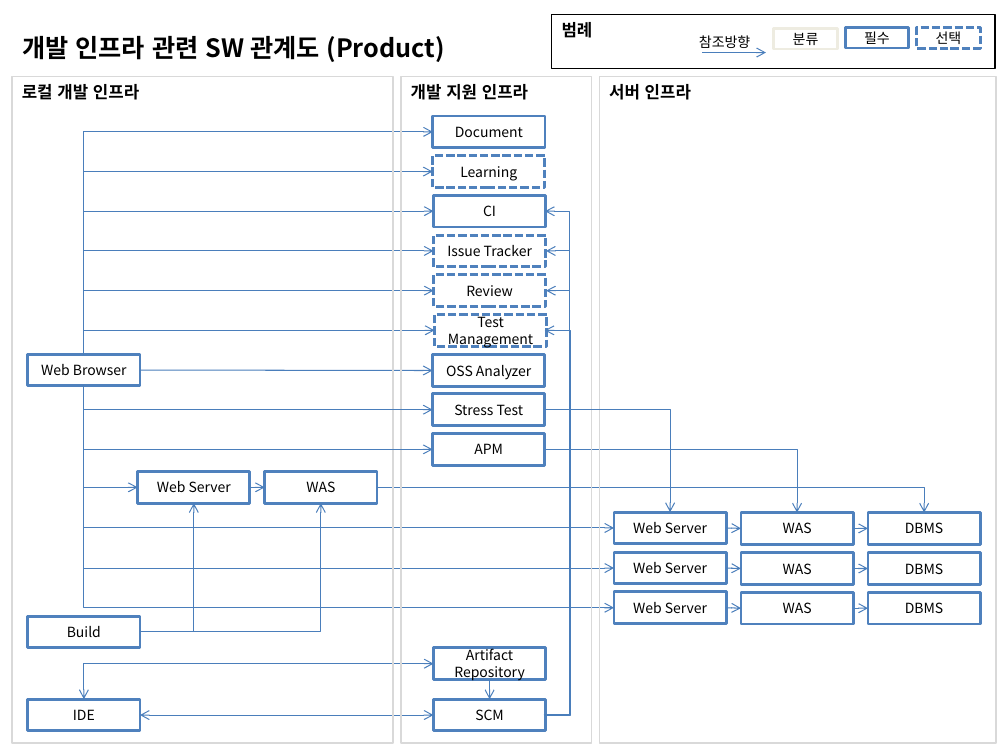
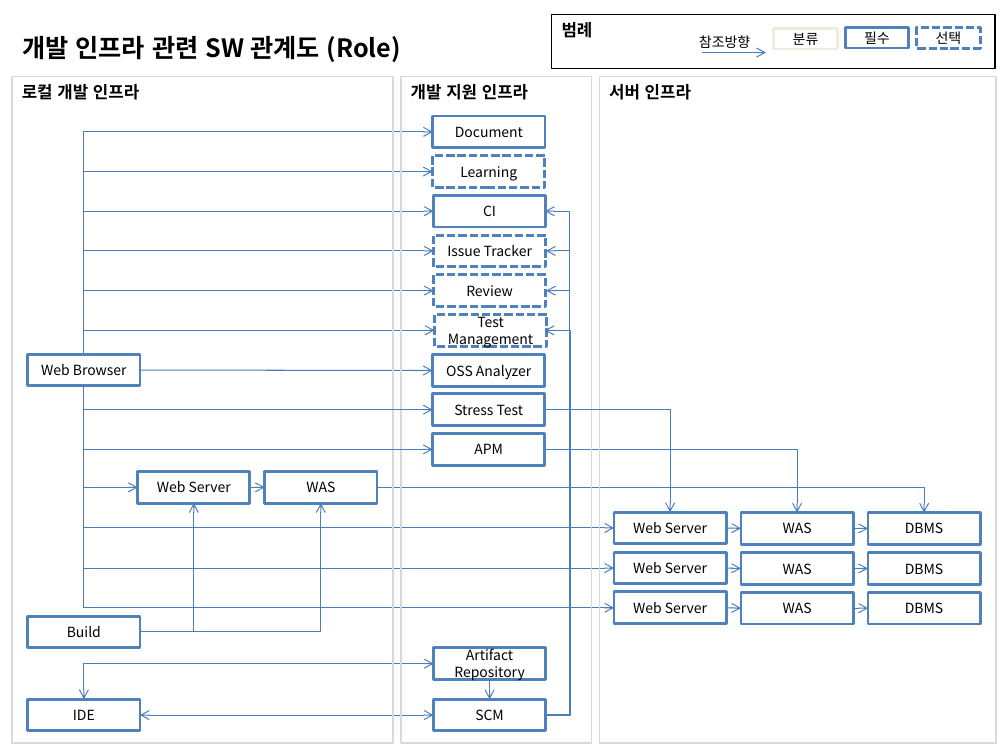
Before and after one commit to kwbaek/codelabor, a slide deck: slide 1 of documentation/0 architecture/dev-infra-sw-relation-diagram.pptx (slide 2 before the commit). Drawn at 1008x756 pixels with LibreOffice and Linux fonts; fonts in the diff are those of the drawing. Boxes give left, top, right and bottom in pixels: in the first picture for what was removed or moved away, otherwise in the second. Text is boxed around its words. In the diff, an @@ line names an element or a change of style, - is before the commit and + after.

```diff
--- a/documentation/0 architecture/dev-infra-sw-relation-diagram.pptx
+++ b/documentation/0 architecture/dev-infra-sw-relation-diagram.pptx
@@ text at [22,36,401,62]: text changed @@
-개발 인프라 관련 SW 관계도 (Product)
+개발 인프라 관련 SW 관계도 (Role)
```
Also in this commit, not shown: 1 other slide changed.
